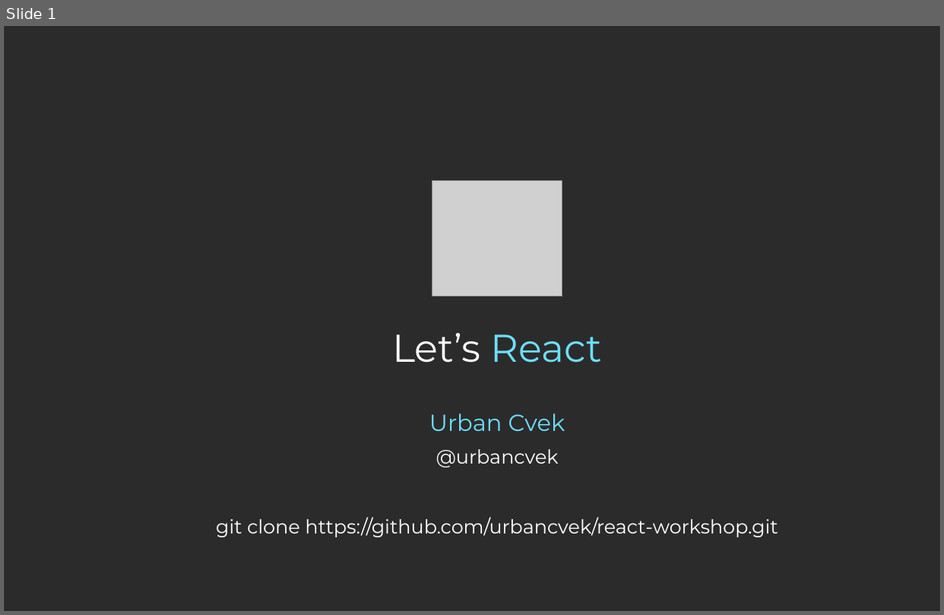
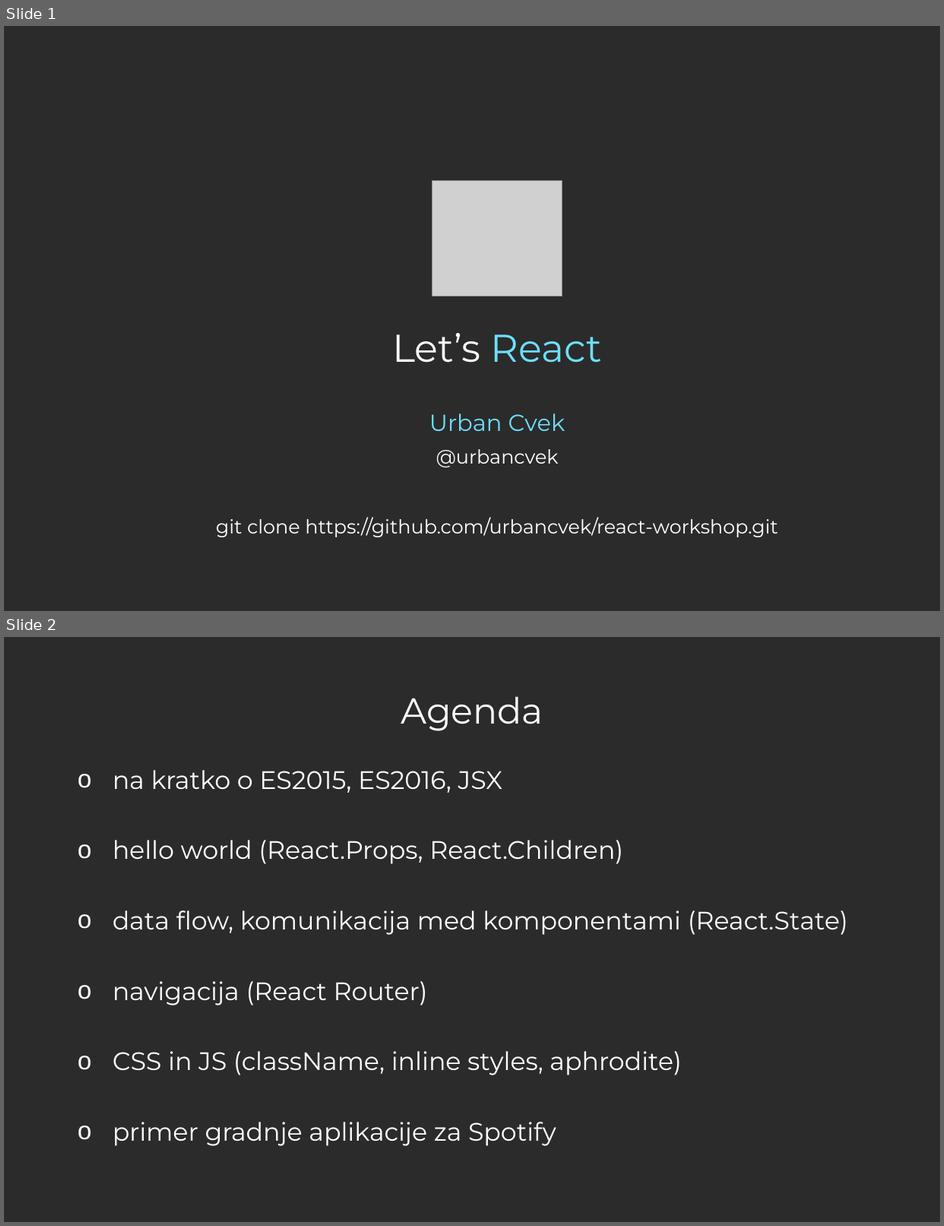
Before and after one commit to urbancvek/react-workshop, a slide deck: Let's React - Workshop.pptx. Shown one above the other, each under a label of ours: slide 1 before the commit, slides 1 and 2 after it. The pictures are 944x615 and 944x1226 pixels, drawn with LibreOffice and Linux fonts; fonts in the diff are those of the drawing; grey boxes stand for pictures; background and template pictures are left out; a plain dark background stands for a picture behind light text. Boxes give left, top, right and bottom in pixels: in the first picture for what was removed or moved away, otherwise in the second. Text is boxed around its words. In the diff, an @@ line names an element or a change of style, - is before the commit and + after.

```diff
--- a/Let's React - Workshop.pptx
+++ b/Let's React - Workshop.pptx
@@ slide 2 added at (x1=4, y1=637, x2=940, y2=1222), background picture (left out) @@
@@ title added at (x1=401, y1=696, x2=543, y2=731), 28 pt, text #FFFFFF @@
+Agenda
@@ text added at (x1=113, y1=770, x2=848, y2=1146), 19.6 pt, text #FFFFFF @@
+o na kratko o ES2015, ES2016, JSX
+o hello world (React.Props, React.Children)
+o data flow, komunikacija med komponentami (React.State)
+o navigacija (React Router)
+o CSS in JS (className, inline styles, aphrodite)
+o primer gradnje aplikacije za Spotify
```
Also in this commit, not shown: 3 slides changed, 1 slide removed.
